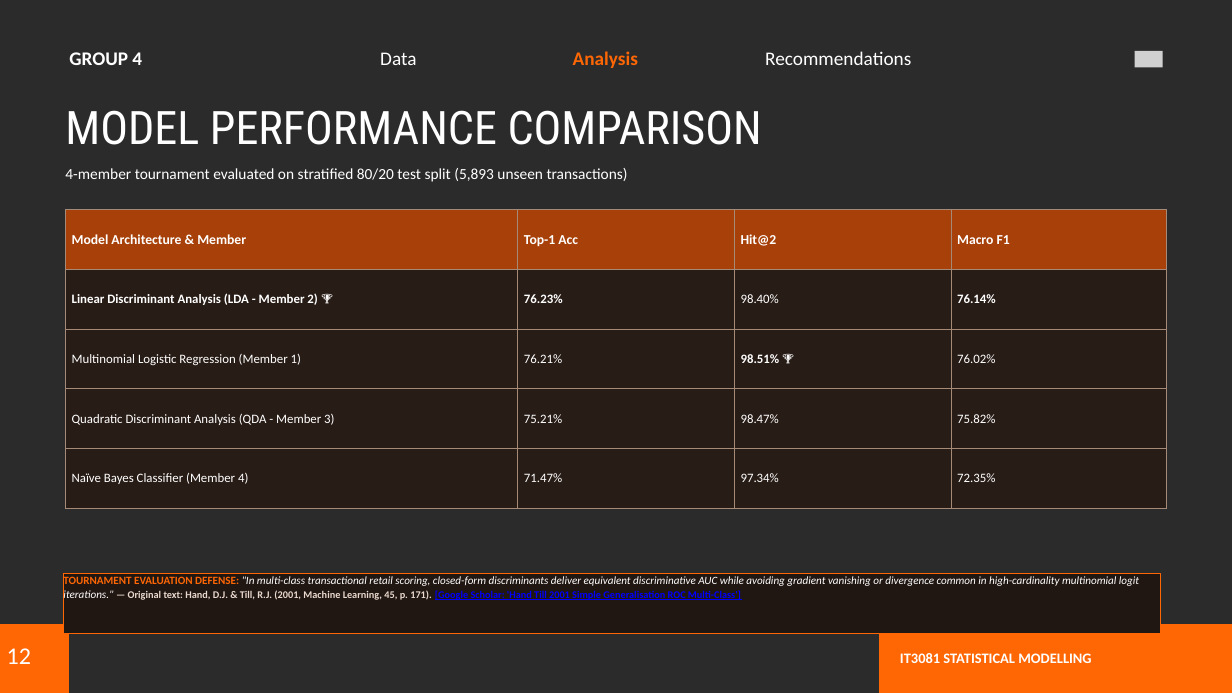
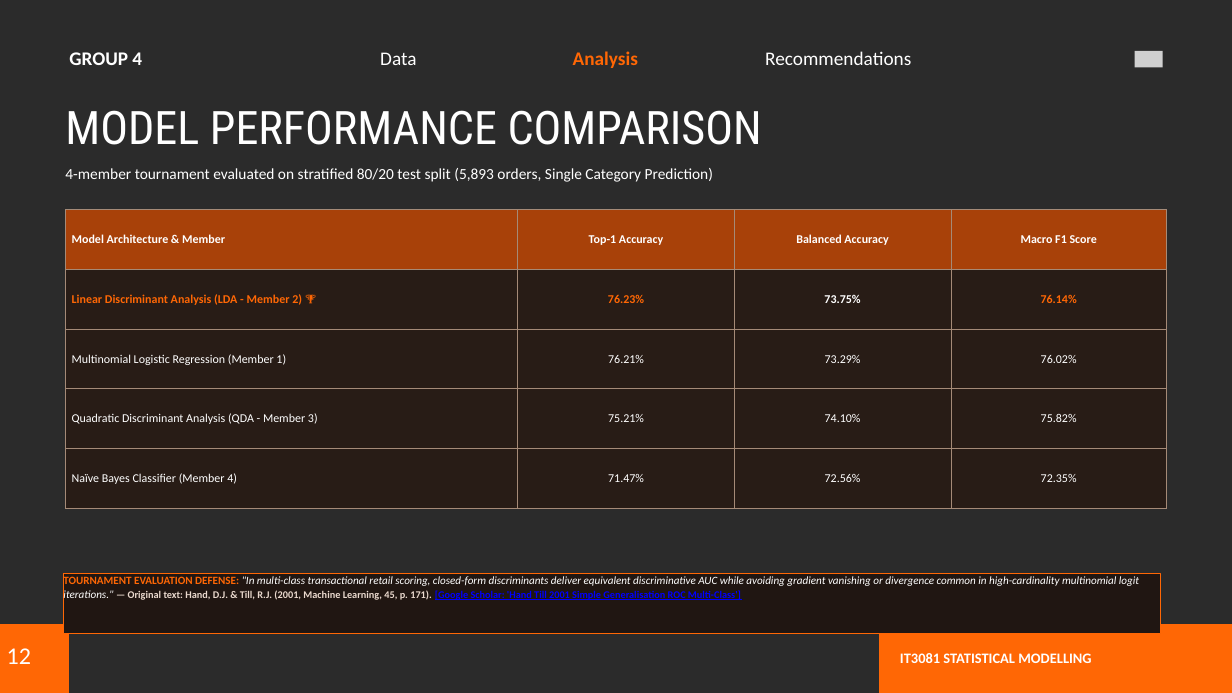
Before and after one commit to raninduwathsal/Uni-SM-Project, a slide deck: slide 12 of Courseweb Documents/SM_Presentation.pptx. Drawn at 1232x693 pixels with LibreOffice and Linux fonts; fonts in the diff are those of the drawing; grey boxes stand for pictures; background and template pictures are left out; a plain dark background stands for a picture behind light text. Boxes give left, top, right and bottom in pixels: in the first picture for what was removed or moved away, otherwise in the second. Text is boxed around its words. In the diff, an @@ line names an element or a change of style, - is before the commit and + after.

Commit message:
Add multi-metric validation suite (Balanced Acc, MCC, Cohen Kappa, Log Loss, Brier Score) and remove iter 2 / Top-2 references

```diff
--- a/Courseweb Documents/SM_Presentation.pptx
+++ b/Courseweb Documents/SM_Presentation.pptx
@@ text at [65,168,713,182]: text changed @@
-4-member tournament evaluated on stratified 80/20 test split (5,893 unseen transactions)
+4-member tournament evaluated on stratified 80/20 test split (5,893 orders, Single Category Prediction)
@@ table at [65,210,1167,508] @@
-row 1: Model Architecture & Member | Top-1 Acc | Hit@2 | Macro F1
+row 1: Model Architecture & Member | Top-1 Accuracy | Balanced Accuracy | Macro F1 Score
-row 2, column 3: 98.40%
+row 2, column 3: 73.75%
-row 3, column 3: 98.51% 🏆
+row 3, column 3: 73.29%
-row 4, column 3: 98.47%
+row 4, column 3: 74.10%
-row 5, column 3: 97.34%
+row 5, column 3: 72.56%
@@ size 16 to 14 pt in "Model Architecture & Member" @@
@@ size 15 to 14 pt in "Linear Discriminant Analysis (LDA - Member 2) ...", "76.23%", "76.14%", "Multinomial Logistic Regression (Member 1)" and 8 more places @@
@@ text colour #FFFFFF to #FF6705 in "Linear Discriminant Analysis (LDA - Member 2) ...", "76.23%", "76.14%" @@
@@ alignment left to centre @@
```
Also in this commit, not shown: 5 other slides changed, 4 other files.
